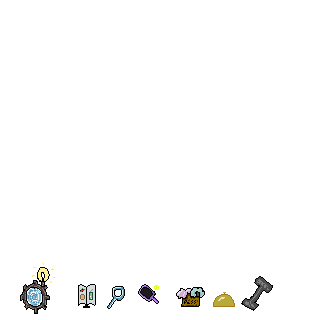
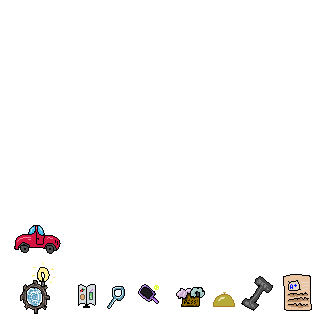
Two versions of the same layered image (320 × 320). Layer-by-layer changes:
painted on "Background" over (14, 225, 312, 311)
